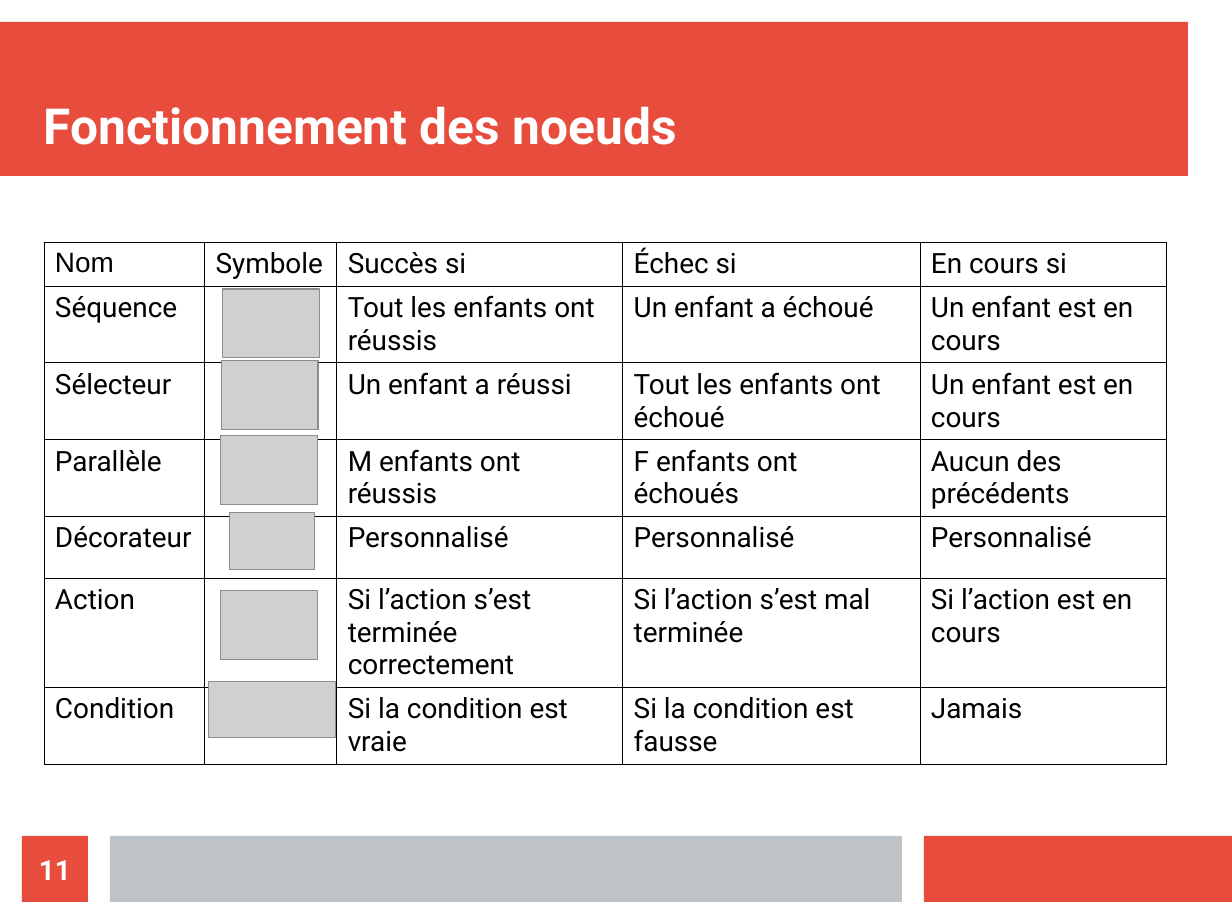
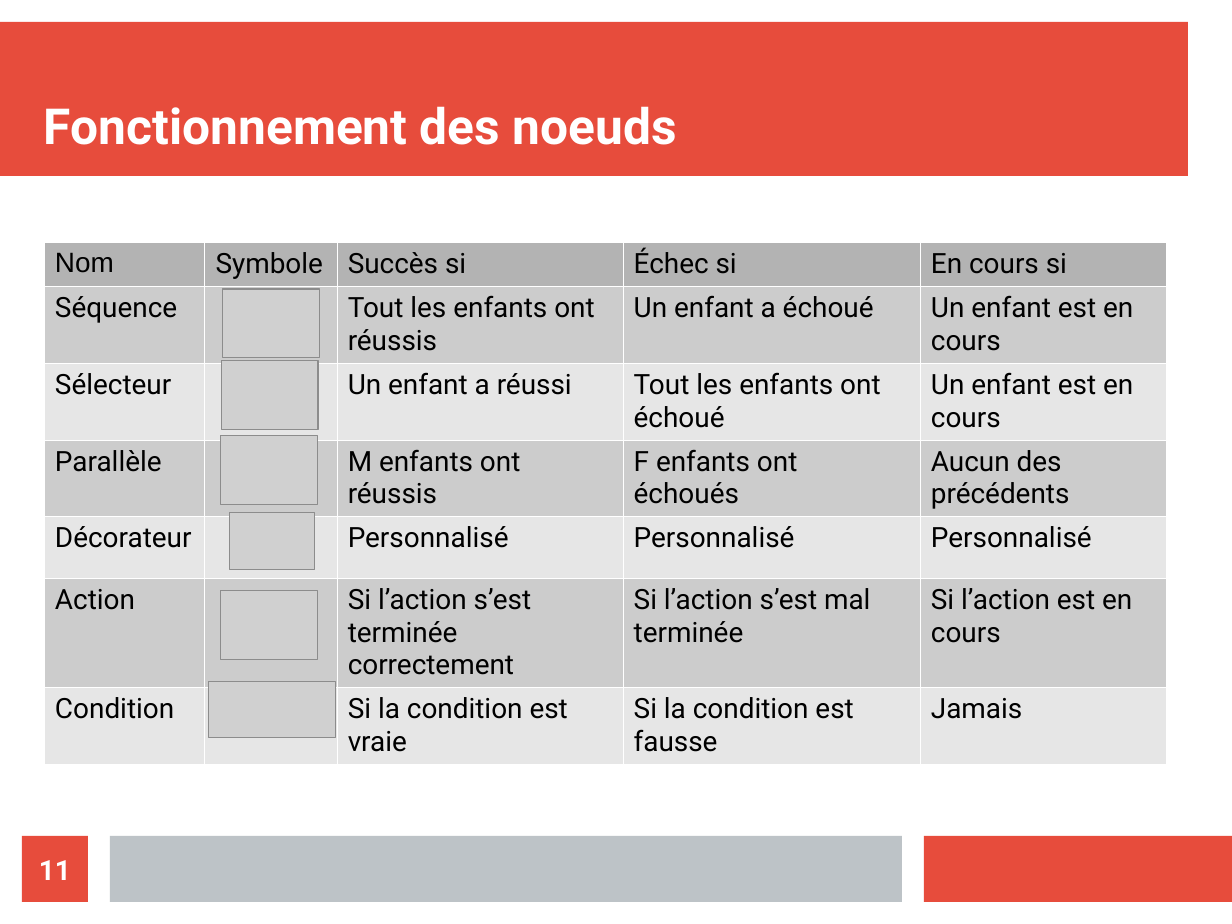
Before and after one commit to ValentinLebouvier/TAL2019, a slide deck: slide 11 of Comptes Rendus/CR.odp. Drawn at 1232x924 pixels with LibreOffice and Linux fonts; fonts in the diff are those of the drawing; grey boxes stand for pictures. Boxes give left, top, right and bottom in pixels: in the first picture for what was removed or moved away, otherwise in the second. Text is boxed around its words. In the diff, an @@ line names an element or a change of style, - is before the commit and + after.

```diff
--- a/Comptes Rendus/CR.odp
+++ b/Comptes Rendus/CR.odp
@@ table at (44,243,1166,756) @@
@@ fill none to #B3B3B3 in row 1 @@
@@ fill none to #CCCCCC in 12 cells @@
@@ fill none to #E6E6E6 in 12 cells @@
@@ borders changed @@
```
Also in this commit, not shown: 2 other slides changed, 2 slides added, 9 other files.
